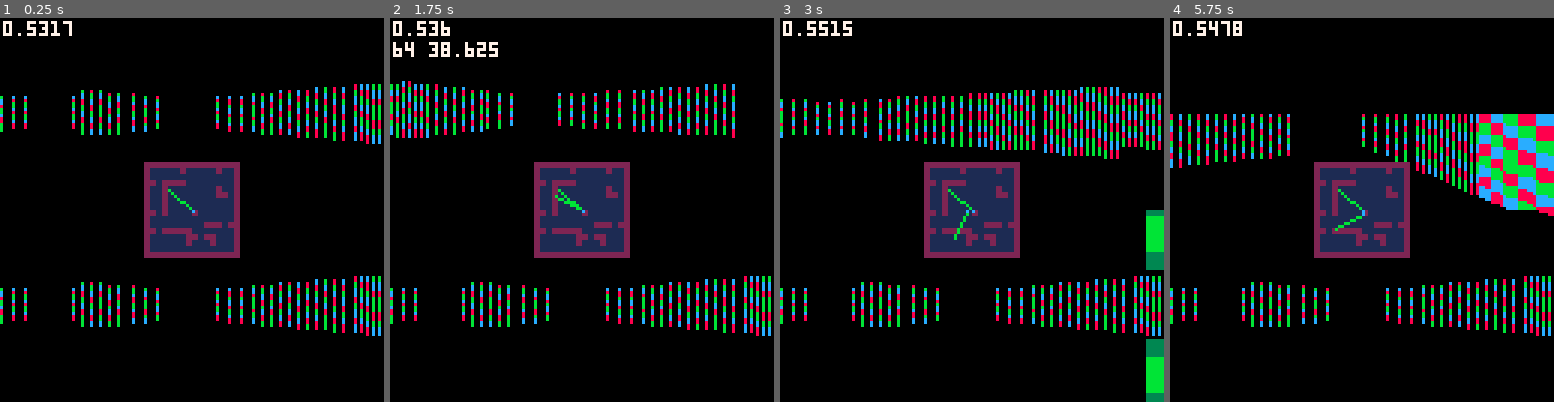
Above: before the commit, frames 1-4 (left to right).
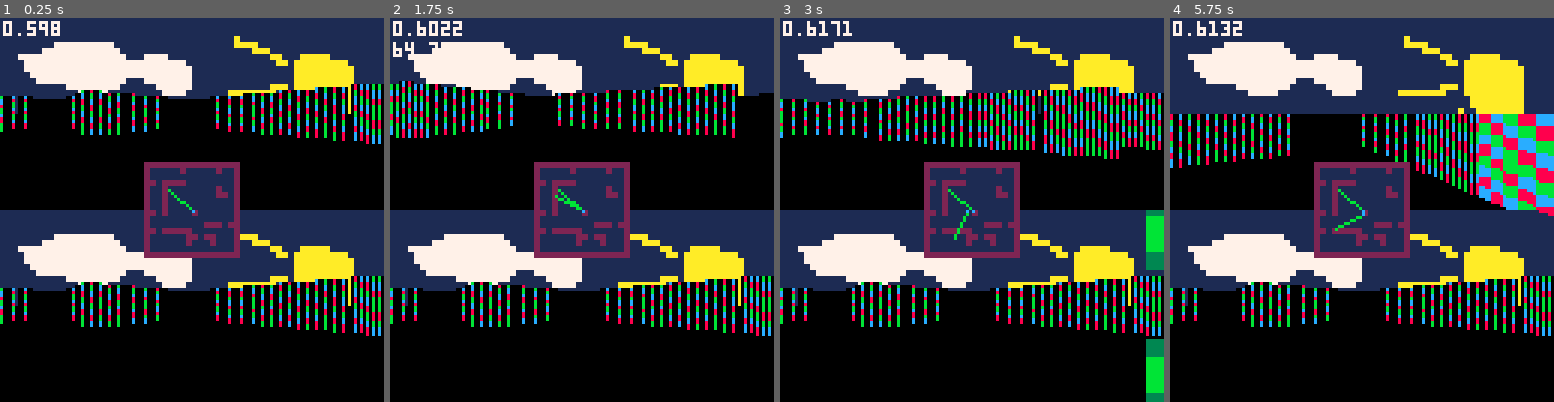
Above: after the commit, the same moments.

Repository: FranciscoMurias/16-Shades-of-Pico
Game: PICO-8 cartridge game.p8
Two runs of this game, one before a commit and one after it. Both use one fixed random seed, a clock stepped at 60 frames per second and the inputs below.
Inputs:
- Up to frame 1 (0.25 s): no input
- Up to frame 2 (1.75 s): tap X (X key) at 0.33, 1.07 s; tap O (Z key) at 0.7, 1.7 s; hold Right from 1.6 s (still down)
- Up to frame 3 (3 s): tap X (X key) at 1.85, 2.97 s; release Right at 2.1 s; tap O (Z key) at 2.1, 2.5, 2.9 s; hold Up 2.15-2.42 s; hold Right from 2.47 s (still down)
- Up to frame 4 (5.75 s): release Right at 3.03 s; hold Left 3.08-3.58 s; tap O (Z key) every 0.4 s from 3.3 to 5.7 s; hold Down 3.63-3.97 s; hold Right 4.02-4.68 s; tap X (X key) at 4.08, 5.2 s; hold Up 4.73-5.03 s; hold Left 5.08-5.68 s; hold Down from 5.73 s (still down)

The runs differ from the first frame. In frame 1, 36% of the frame differs, in the area x 0-100%, y 0-75%; in frame 2, 34%; in frame 3, 36%; in frame 4, 41%.

Commit message:
Fix merge conflict

Diff:
--- a/game.p8
+++ b/game.p8
@@ -112,6 +112,9 @@
 function _draw()
 	cls(0)
 
+	sspr(0,32,64,16,0,0,128,32)
+	sspr(0,32,64,16,0,64,128,32)
+
 	screenoy = 0
 	camera.x = player1.x
 	camera.y = player1.y
@@ -266,6 +269,8 @@
 					line(x,top,x,bottom,6)
 				end
 				]]--
+			else
+				line(x,top,x,bottom,0)
 			end
 
 			--floor and sky
Not shown, changed: 32 lines of the sprite sheet (__gfx__) section of game.p8
